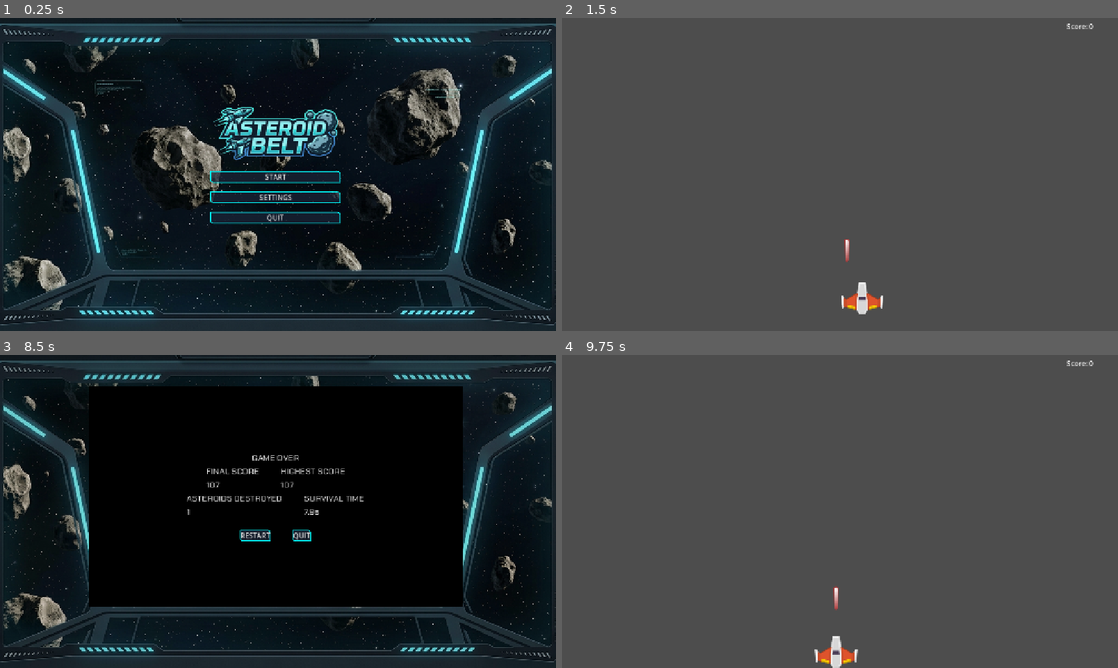
Above: before the commit, frames 1-4 (two rows, left to right).
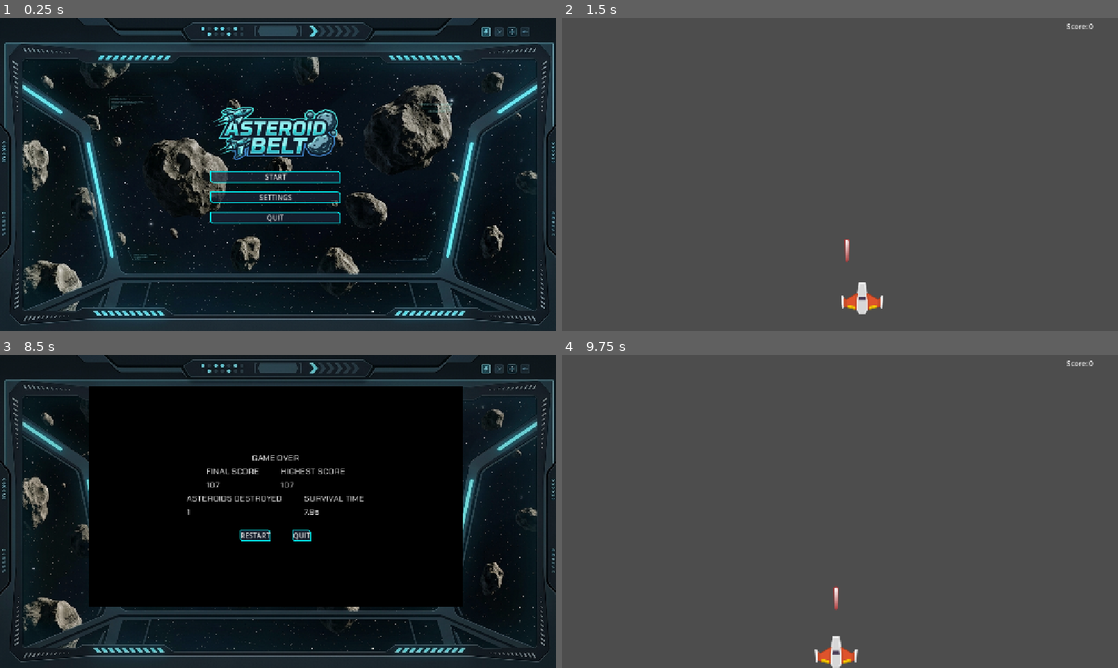
Above: after the commit, the same moments.

Repository: vaishalgandhi/asteroid-belt
Game: Godot game, scene res://scenes/Main.tscn
Same seed, same stepped clock (60 frames per second), same inputs: the game is played once before the commit and once after it.
Inputs:
- Up to frame 1 (0.25 s): no input
- Up to frame 2 (1.5 s): click "START" at 0.5 s; tap Enter (restart) at 1.25 s; hold D (move_right) from 1.28 s (still down); tap Space (shoot) at 1.35 s
- Up to frame 3 (8.5 s): release D (move_right) at 2.03 s; hold S (move_down) 2.03-2.78 s; tap Space (shoot) every 0.75 s from 2.1 to 8.1 s; hold D (move_right) 2.78-3.53 s; hold W (move_up) 3.53-4.28 s; hold A (move_left) 4.28-5.78 s; hold S (move_down) 5.78-6.53 s; hold D (move_right) 6.53-7.28 s; hold W (move_up) 7.28-8.03 s; hold D (move_right) from 8.03 s (still down)
- Up to frame 4 (9.75 s): release D (move_right) at 8.75 s; click "RESTART" at 8.75 s; tap Enter (restart) at 9.5 s; hold S (move_down) from 9.53 s (still down); tap Space (shoot) at 9.6 s

The runs differ from the first frame. In frame 1, 27% of the frame differs, in the area x 0-100%, y 0-99%; in frame 2, nothing differs; in frame 3, 16%; in frame 4, nothing differs.

Commit message:
bugfix: Make UI background truly full-rect

Diff:
--- a/scenes/ui/UIManager.tscn
+++ b/scenes/ui/UIManager.tscn
@@ -11,9 +11,11 @@
 
 [node name="BackgroundManager" type="Control" parent="." unique_id=224385237]
 layout_mode = 3
-anchors_preset = 0
-offset_right = 40.0
-offset_bottom = 40.0
+anchors_preset = 15
+anchor_right = 1.0
+anchor_bottom = 1.0
+grow_horizontal = 2
+grow_vertical = 2
 
 [node name="MenuBackground" type="TextureRect" parent="BackgroundManager" unique_id=567984479]
 material = ExtResource("1_qhlse")
@@ -21,13 +23,10 @@
 anchors_preset = 15
 anchor_right = 1.0
 anchor_bottom = 1.0
-offset_left = -54.0
-offset_top = -47.0
-offset_right = 1282.0
-offset_bottom = 681.0
 grow_horizontal = 2
 grow_vertical = 2
 texture = ExtResource("2_qhlse")
+expand_mode = 1
 stretch_mode = 6
 
 [node name="UI_Root" type="Control" parent="." unique_id=739746999]
